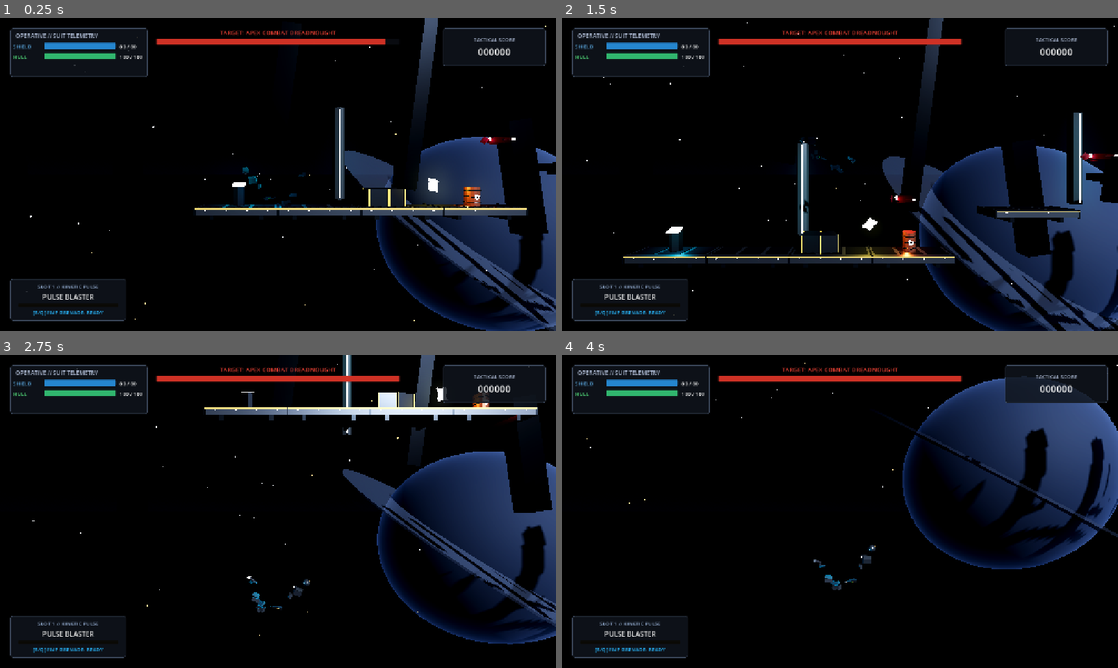
Above: before the commit, frames 1-4 (two rows, left to right).
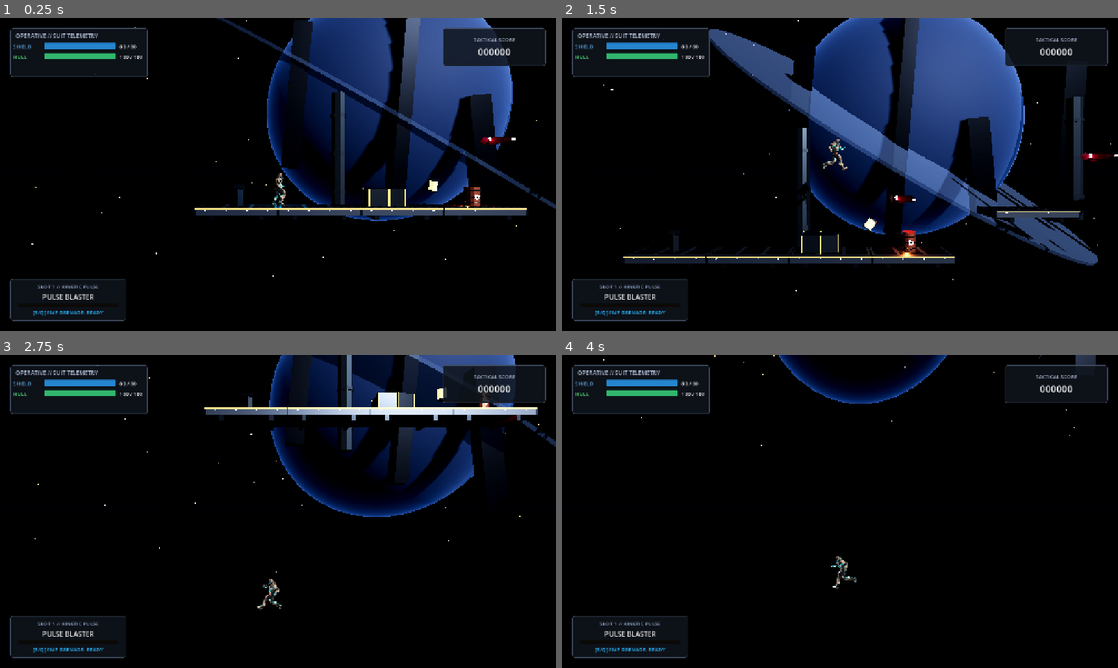
Above: after the commit, the same moments.

Repository: ClaudiuJitea/space-ranger
Game: Godot game, scene res://src/levels/level_01.tscn
Same seed, same stepped clock (60 frames per second), same inputs: the game is played once before the commit and once after it.
Inputs (mouse positions are in pixels of both pictures, inside the frame that each line leads up to):
- Up to frame 1 (0.25 s): no input
- Up to frame 2 (1.5 s): move the mouse to (962, 158) at 0.52 s; hold Right (move_right) 0.53-1.28 s; tap Shift (dash) at 0.6 s; tap Space (jump) at 0.77, 0.8, 1.07, 1.35 s; move the mouse to (728, 190) at 1.27 s; hold Left (move_left) from 1.28 s (still down)
- Up to frame 3 (2.75 s): tap Space (jump) at 1.52, 1.82, 2.3 s; tap Shift (dash) at 1.55, 2.1 s; move the mouse to (333, 442) at 2.02 s; release Left (move_left) at 2.03 s; hold Right (move_right) from 2.03 s (still down)
- Up to frame 4 (4 s): move the mouse to (812, 574) at 2.77 s; click (812, 574) at 2.85 s; tap Space (jump) at 3.02, 3.32, 3.77, 3.8 s; tap Shift (dash) at 3.05 s; move the mouse to (1006, 558) at 3.52 s; release Right (move_right) at 3.53 s; hold Left (move_left) from 3.53 s (still down); tap 1 (weapon_1) at 3.6 s

The runs differ from the first frame. In frame 1, 24% of the frame differs, in the area x 4-100%, y 0-100%; in frame 2, 34%; in frame 3, 19%; in frame 4, 15%.

Commit message:
Fix character skeletal animations, loop modes, and tactical asset lighting

Diff:
--- a/src/entities/enemies/boss.gd
+++ b/src/entities/enemies/boss.gd
@@ -25,6 +25,10 @@
 	health = max_health
 	home_position = global_position
 	target_hover_pos = home_position
+
+func activate_boss() -> void:
+	visible = true
+	set_physics_process(true)
 	GameManager.update_boss_health(health, max_health)
 
 func _physics_process(delta: float) -> void:
--- a/src/entities/pickups/pickup.tscn
+++ b/src/entities/pickups/pickup.tscn
@@ -25,6 +25,6 @@
 [node name="WeaponModel" parent="Visual" instance=ExtResource("4_weapon")]
 
 [node name="Light" type="OmniLight3D" parent="."]
-light_color = Color(0.1, 0.85, 1, 1)
-light_energy = 2.0
-omni_range = 3.0
+light_color = Color(0.9, 0.75, 0.2, 1)
+light_energy = 0.4
+omni_range = 1.8
--- a/src/entities/player/player.gd
+++ b/src/entities/player/player.gd
@@ -60,6 +60,12 @@
 		for c in curr.get_children():
 			stack.push_back(c)
 
+	if anim_player:
+		for anim_name in anim_player.get_animation_list():
+			var anim := anim_player.get_animation(anim_name)
+			if anim_name.to_lower() in ["idle", "run", "walk"]:
+				anim.loop_mode = Animation.LOOP_LINEAR
+
 func _physics_process(delta: float) -> void:
 	if GameManager.health <= 0:
 		return
@@ -169,24 +175,44 @@
 		return
 
 	if is_dashing:
-		_play_anim("dash", 0.08)
+		_play_anim("dash", 0.08, 2.5)
 	elif not is_on_floor():
 		if velocity.y > 1.0:
-			_play_anim("jump", 0.12)
+			_play_anim("jump", 0.12, 0.7)
 		else:
-			_play_anim("fall", 0.15)
+			_play_anim("fall", 0.15, 0.4)
 	else:
 		if abs(velocity.x) > 0.8:
-			_play_anim("run", 0.15)
+			_play_anim("run", 0.15, 1.25)
 		else:
-			_play_anim("idle", 0.2)
-
-func _play_anim(anim_name: String, blend: float = 0.15) -> void:
-	if not anim_player or current_anim == anim_name:
-		return
-	if anim_player.has_animation(anim_name):
-		current_anim = anim_name
-		anim_player.play(anim_name, blend)
+			_play_anim("idle", 0.2, 1.0)
+
+func _play_anim(anim_name: String, blend: float = 0.15, speed: float = 1.0) -> void:
+	if not anim_player:
+		return
+
+	var target_anim := ""
+	for candidate in [anim_name, anim_name.capitalize(), anim_name.to_lower(), anim_name.to_upper()]:
+		if anim_player.has_animation(candidate):
+			target_anim = candidate
+			break
+
+	if target_anim.is_empty():
+		var lower := anim_name.to_lower()
+		if lower in ["jump", "fall", "dash"]:
+			for candidate in ["Run", "run", "Walk", "walk"]:
+				if anim_player.has_animation(candidate):
+					target_anim = candidate
+					break
+
+	if target_anim.is_empty():
+		return
+
+	if current_anim != target_anim or not anim_player.is_playing():
+		current_anim = target_anim
+		anim_player.play(target_anim, blend, speed)
+	else:
+		anim_player.speed_scale = speed
 
 func _update_visuals(delta: float) -> void:
 	# Face aim direction
--- a/src/environment/hazard_laser.tscn
+++ b/src/environment/hazard_laser.tscn
@@ -4,16 +4,17 @@
 [ext_resource type="PackedScene" path="res://assets/models/hazard_pylon.glb" id="2_pylon"]
 
 [sub_resource type="BoxShape3D" id="BoxShape3D_1"]
-size = Vector3(0.3, 3, 0.3)
+size = Vector3(0.25, 3, 0.25)
 
 [sub_resource type="StandardMaterial3D" id="StandardMaterial3D_1"]
+transparency = 1
 shading_mode = 0
-albedo_color = Color(1, 0.08, 0.12, 1)
+albedo_color = Color(1, 0.18, 0.1, 0.85)
 
 [sub_resource type="CylinderMesh" id="CylinderMesh_1"]
 material = SubResource("StandardMaterial3D_1")
-top_radius = 0.08
-bottom_radius = 0.08
+top_radius = 0.035
+bottom_radius = 0.035
 height = 3.0
 
 [node name="HazardLaser" type="Area3D"]
@@ -36,6 +37,6 @@
 
 [node name="BeamLight" type="OmniLight3D" parent="."]
 transform = Transform3D(1, 0, 0, 0, 1, 0, 0, 0, 1, 0, 1.5, 0)
-light_color = Color(1, 0.05, 0.1, 1)
-light_energy = 4.0
-omni_range = 3.5
+light_color = Color(1, 0.15, 0.1, 1)
+light_energy = 0.8
+omni_range = 2.0
--- a/src/environment/prop_terminal.tscn
+++ b/src/environment/prop_terminal.tscn
@@ -3,21 +3,21 @@
 [ext_resource type="PackedScene" path="res://assets/models/prop_terminal.glb" id="1_mesh"]
 
 [sub_resource type="CylinderShape3D" id="CylinderShape3D_1"]
-height = 1.3
-radius = 0.45
+height = 1.2
+radius = 0.4
 
 [node name="PropTerminal" type="StaticBody3D"]
 collision_layer = 1
 collision_mask = 0
 
 [node name="CollisionShape3D" type="CollisionShape3D" parent="."]
-transform = Transform3D(1, 0, 0, 0, 1, 0, 0, 0, 1, 0, 0.65, 0)
+transform = Transform3D(1, 0, 0, 0, 1, 0, 0, 0, 1, 0, 0.6, 0)
 shape = SubResource("CylinderShape3D_1")
 
 [node name="Model" parent="." instance=ExtResource("1_mesh")]
 
 [node name="TerminalLight" type="OmniLight3D" parent="."]
-transform = Transform3D(1, 0, 0, 0, 1, 0, 0, 0, 1, 0, 1.2, -0.3)
-light_color = Color(0.1, 0.9, 1, 1)
-light_energy = 2.0
-omni_range = 2.5
+transform = Transform3D(1, 0, 0, 0, 1, 0, 0, 0, 1, 0, 1.1, -0.2)
+light_color = Color(0.2, 0.6, 0.9, 1)
+light_energy = 0.35
+omni_range = 1.5
--- a/src/environment/space_backdrop.gd
+++ b/src/environment/space_backdrop.gd
@@ -1,7 +1,4 @@
 extends Node3D
-
-# Cinematic Hard Sci-Fi Space Backdrop:
-# Features a colossal ringed planet, orbital station silhouettes, nebulae, and starfields
 
 func _ready() -> void:
 	_create_colossal_planet()
@@ -9,91 +6,87 @@
 	_create_station_silhouettes()
 
 func _create_colossal_planet() -> void:
-	# Giant Gas Giant Planet in deep background (Z = -60)
+	# Prominent ringed planet visible directly from the start
 	var planet := MeshInstance3D.new()
 	var sphere := SphereMesh.new()
-	sphere.radius = 28.0
-	sphere.height = 56.0
-	sphere.radial_segments = 32
+	sphere.radius = 18.0
+	sphere.height = 36.0
+	sphere.radial_segments = 36
 	sphere.rings = 24
 	planet.mesh = sphere
-	planet.position = Vector3(60.0, -15.0, -70.0)
+	planet.position = Vector3(16.0, 12.0, -32.0)
 
 	var p_mat := StandardMaterial3D.new()
-	p_mat.albedo_color = Color(0.18, 0.22, 0.32) # Cold atmospheric indigo
-	p_mat.metallic = 0.2
-	p_mat.roughness = 0.8
+	p_mat.albedo_color = Color(0.18, 0.24, 0.35)
+	p_mat.metallic = 0.15
+	p_mat.roughness = 0.75
 	p_mat.rim_enabled = true
-	p_mat.rim = 0.8
-	p_mat.rim_tint = 0.5
+	p_mat.rim = 1.0
+	p_mat.rim_tint = 0.4
 	planet.material_override = p_mat
 	add_child(planet)
 
-	# Planetary Rings
+	# Planetary Dust Rings
 	var rings := MeshInstance3D.new()
 	var torus := CylinderMesh.new()
-	torus.top_radius = 46.0
-	torus.bottom_radius = 46.0
-	torus.height = 0.4
+	torus.top_radius = 30.0
+	torus.bottom_radius = 30.0
+	torus.height = 0.25
 	rings.mesh = torus
 	rings.position = planet.position
-	rings.rotation = Vector3(math_deg(28.0), math_deg(15.0), math_deg(-20.0))
+	rings.rotation = Vector3(deg_to_rad(28.0), deg_to_rad(15.0), deg_to_rad(-22.0))
 
 	var r_mat := StandardMaterial3D.new()
-	r_mat.albedo_color = Color(0.35, 0.38, 0.45, 0.6)
+	r_mat.albedo_color = Color(0.4, 0.45, 0.55, 0.55)
 	r_mat.transparency = BaseMaterial3D.TRANSPARENCY_ALPHA
-	r_mat.metallic = 0.4
-	r_mat.roughness = 0.7
+	r_mat.metallic = 0.3
+	r_mat.roughness = 0.8
 	rings.material_override = r_mat
 	add_child(rings)
 
-func math_deg(d: float) -> float:
-	return deg_to_rad(d)
-
 func _create_starfield() -> void:
 	var sphere := SphereMesh.new()
-	sphere.radius = 0.12
-	sphere.height = 0.24
+	sphere.radius = 0.1
+	sphere.height = 0.2
 
 	var mat_star := StandardMaterial3D.new()
 	mat_star.shading_mode = BaseMaterial3D.SHADING_MODE_UNSHADED
-	mat_star.albedo_color = Color(0.9, 0.94, 1.0)
+	mat_star.albedo_color = Color(0.9, 0.95, 1.0)
 
 	var mat_star_amber := StandardMaterial3D.new()
 	mat_star_amber.shading_mode = BaseMaterial3D.SHADING_MODE_UNSHADED
 	mat_star_amber.albedo_color = Color(1.0, 0.75, 0.4)
 
-	for i in range(160):
+	for i in range(180):
 		var star := MeshInstance3D.new()
 		star.mesh = sphere
-		star.material_override = mat_star if (i % 5 != 0) else mat_star_amber
+		star.material_override = mat_star if (i % 4 != 0) else mat_star_amber
 		star.position = Vector3(
-			randf_range(-50.0, 160.0),
-			randf_range(-30.0, 50.0),
-			randf_range(-25.0, -55.0)
+			randf_range(-40.0, 140.0),
+			randf_range(-15.0, 35.0),
+			randf_range(-18.0, -42.0)
 		)
-		var s := randf_range(0.3, 1.3)
+		var s := randf_range(0.35, 1.2)
 		star.scale = Vector3(s, s, s)
 		add_child(star)
 
 func _create_station_silhouettes() -> void:
-	# Distant orbital station trusses and industrial modules
 	var mat_station := StandardMaterial3D.new()
-	mat_station.albedo_color = Color(0.04, 0.05, 0.07)
-	mat_station.metallic = 0.9
+	mat_station.albedo_color = Color(0.05, 0.06, 0.09)
+	mat_station.metallic = 0.85
 	mat_station.roughness = 0.4
 
-	for i in range(14):
+	for i in range(16):
 		var truss := MeshInstance3D.new()
 		var box := BoxMesh.new()
-		var h := randf_range(12.0, 32.0)
-		box.size = Vector3(randf_range(1.2, 3.0), h, randf_range(1.2, 3.0))
+		var h := randf_range(14.0, 30.0)
+		box.size = Vector3(randf_range(1.2, 2.5), h, randf_range(1.0, 2.0))
 		truss.mesh = box
 		truss.material_override = mat_station
 		truss.position = Vector3(
-			-30.0 + i * 14.0 + randf_range(-4.0, 4.0),
-			randf_range(-5.0, 15.0),
-			randf_range(-14.0, -22.0)
+			-20.0 + i * 10.0 + randf_range(-3.0, 3.0),
+			randf_range(-2.0, 12.0),
+			randf_range(-12.0, -18.0)
 		)
-		truss.rotation = Vector3(0, 0, randf_range(-0.15, 0.15))
+		truss.rotation = Vector3(0, 0, randf_range(-0.1, 0.1))
 		add_child(truss)
--- a/src/levels/level_01.gd
+++ b/src/levels/level_01.gd
@@ -10,10 +10,18 @@
 func _ready() -> void:
 	GameManager.reset_game()
 
-	# Start boss disabled until player reaches boss arena (X > 75)
 	if boss:
 		boss.set_physics_process(false)
 		boss.visible = false
+
+	if "--screenshot" in OS.get_cmdline_user_args() or "--screenshot" in OS.get_cmdline_args():
+		_capture_and_quit()
+
+func _capture_and_quit() -> void:
+	await get_tree().create_timer(0.5).timeout
+	var img := get_viewport().get_texture().get_image()
+	img.save_png("/tmp/screenshot.png")
+	get_tree().quit()
 
 func _physics_process(_delta: float) -> void:
 	if not boss_triggered and player and is_instance_valid(player):
@@ -23,7 +31,6 @@
 func _trigger_boss_fight() -> void:
 	boss_triggered = true
 	if boss and is_instance_valid(boss):
-		boss.visible = true
-		boss.set_physics_process(true)
+		boss.activate_boss()
 		SoundManager.play("alarm", 0.9, 4.0)
 		FXManager.shake(0.5, 0.4)
--- a/src/levels/level_01.tscn
+++ b/src/levels/level_01.tscn
@@ -31,12 +31,13 @@
 background_mode = 2
 sky = SubResource("Sky_1")
 ambient_light_source = 2
-ambient_light_color = Color(0.08, 0.1, 0.14, 1)
-ambient_light_energy = 0.85
+ambient_light_color = Color(0.12, 0.15, 0.22, 1)
+ambient_light_energy = 1.0
 tonemap_mode = 3
 glow_enabled = true
-glow_intensity = 0.35
-glow_bloom = 0.12
+glow_intensity = 0.2
+glow_bloom = 0.0
+glow_hdr_threshold = 1.6
 glow_blend_mode = 0
 
 [node name="Level01" type="Node3D"]
Binary file changed: assets/models/pickup_energy.glb
Binary file changed: assets/models/platform_pillar.glb
Binary file changed: assets/models/player.glb
Binary file added: assets/models/player_file2.jpg
Not shown, added: assets/models/player_file2.jpg.import
Binary file added: assets/models/player_vanguard_vanguard_diffuse_tga.jpg
Not shown, added: assets/models/player_vanguard_vanguard_diffuse_tga.jpg.import
Binary file changed: assets/models/prop_terminal.glb
